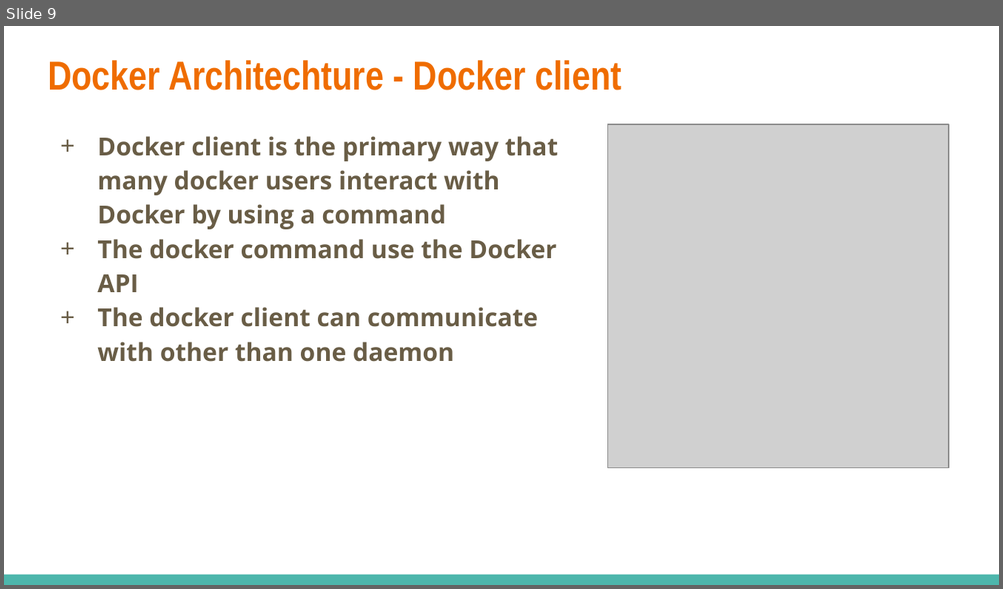
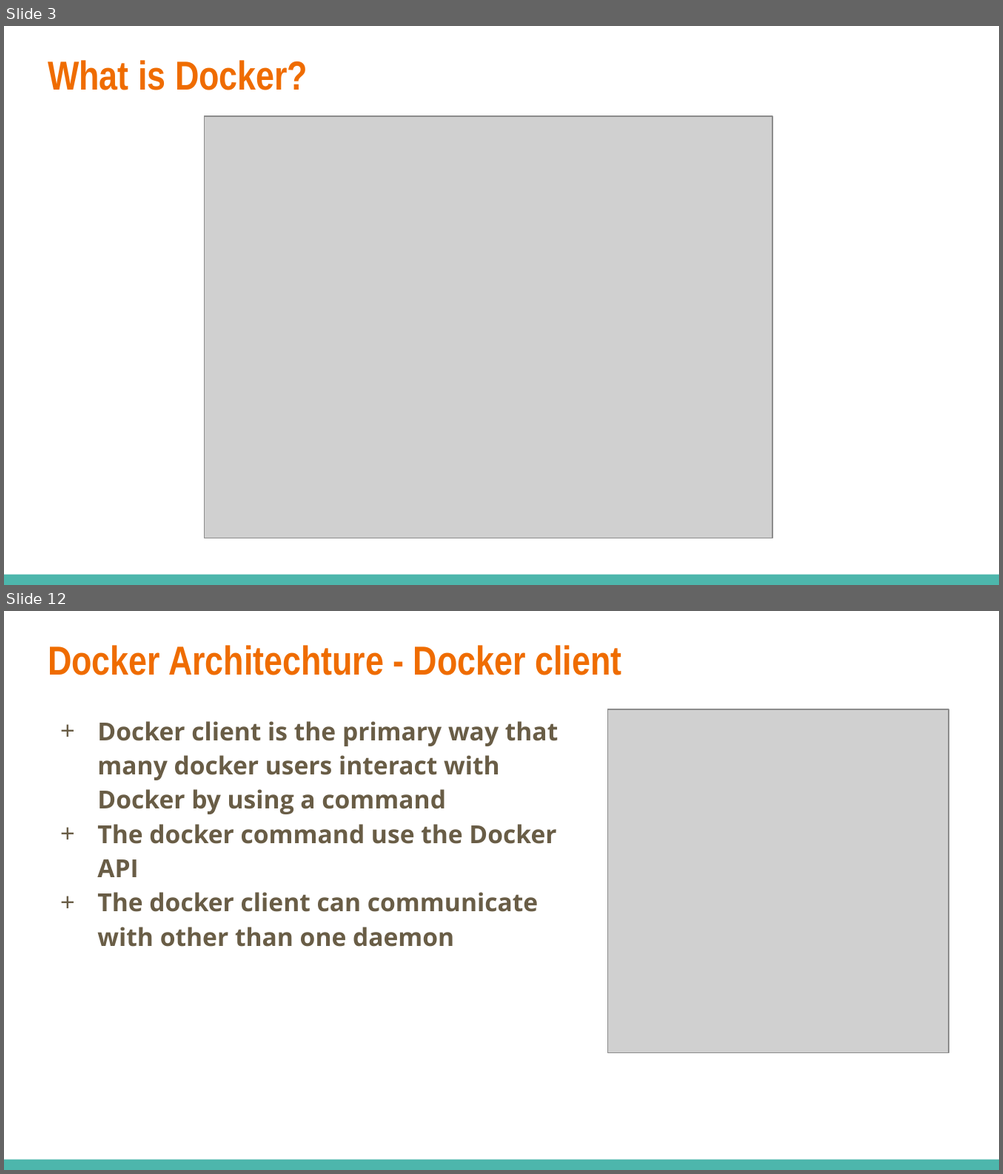
Before and after one commit to dinhhung09138/Learning-Example, a slide deck: docker/Docker - 01 - Basic.pptx. Shown one above the other, each under a label of ours: slide 9 before the commit, slides 3 and 12 after it; the slides between them are not shown. The pictures are 1003x589 and 1003x1174 pixels, drawn with LibreOffice and Linux fonts; fonts in the diff are those of the drawing; grey boxes stand for pictures. Boxes give left, top, right and bottom in pixels: in the first picture for what was removed or moved away, otherwise in the second. Text is boxed around its words. In the diff, an @@ line names an element or a change of style, - is before the commit and + after.

Commit message:
Docker introduction

```diff
--- a/docker/Docker - 01 - Basic.pptx
+++ b/docker/Docker - 01 - Basic.pptx
@@ slide 3 added at (x1=4, y1=26, x2=999, y2=585), background #FFFFFF; not listed: 1 template element that a slide beside it also shows @@
@@ title added at (x1=48, y1=60, x2=307, y2=90), 29.4 pt, text #EF6C00, bold @@
+What is Docker?
@@ picture added at (x1=204, y1=116, x2=772, y2=538) @@
@@ what was slide 9 is now slide 12 @@
```
Also in this commit, not shown: 7 slides changed, 3 other slides added.
